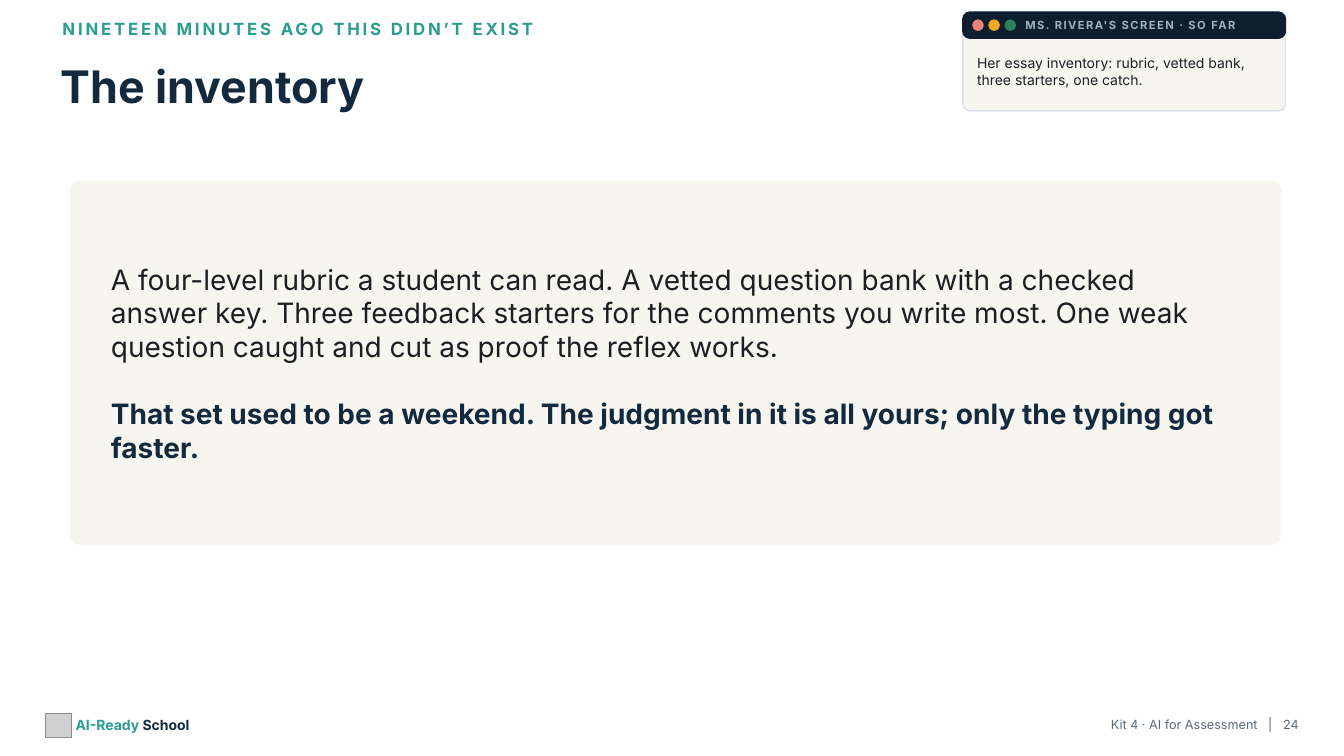
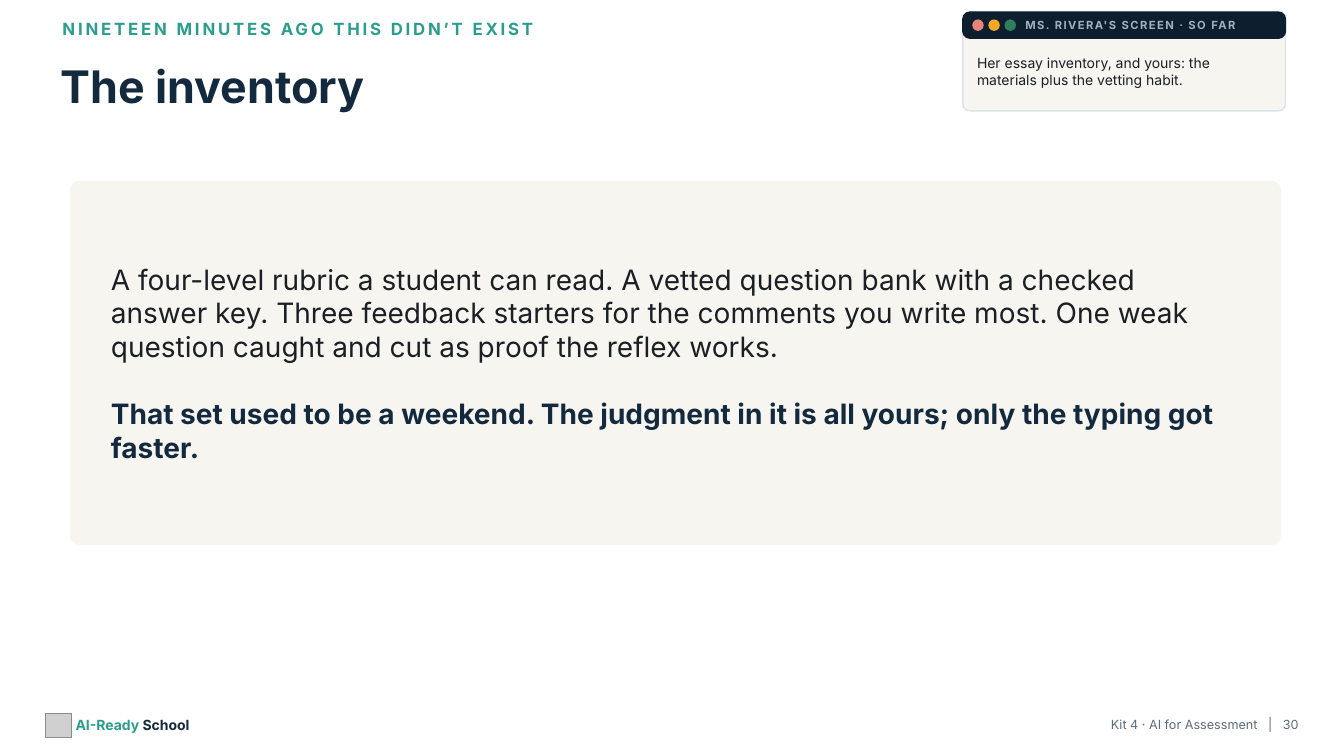
Before and after one commit to aspinozzi1/Ai-School-Ready, a slide deck: slide 30 of kits/kit04/Kit04_PresentationDeck.pptx (slide 24 before the commit). Drawn at 1344x756 pixels with LibreOffice and Linux fonts; fonts in the diff are those of the drawing; grey boxes stand for pictures. Boxes give left, top, right and bottom in pixels: in the first picture for what was removed or moved away, otherwise in the second. Text is boxed around its words. In the diff, an @@ line names an element or a change of style, - is before the commit and + after.

```diff
--- a/kits/kit04/Kit04_PresentationDeck.pptx
+++ b/kits/kit04/Kit04_PresentationDeck.pptx
@@ text at [977, 57, 1210, 88]: text changed @@
-Her essay inventory: rubric, vetted bank, three starters, one catch.
+Her essay inventory, and yours: the materials plus the vetting habit.
@@ text at [1111, 719, 1299, 729]: text changed @@
-Kit 4 · AI for Assessment | 24
+Kit 4 · AI for Assessment | 30
```
Also in this commit, not shown: 13 other slides changed, 6 slides added, 7 other files.
